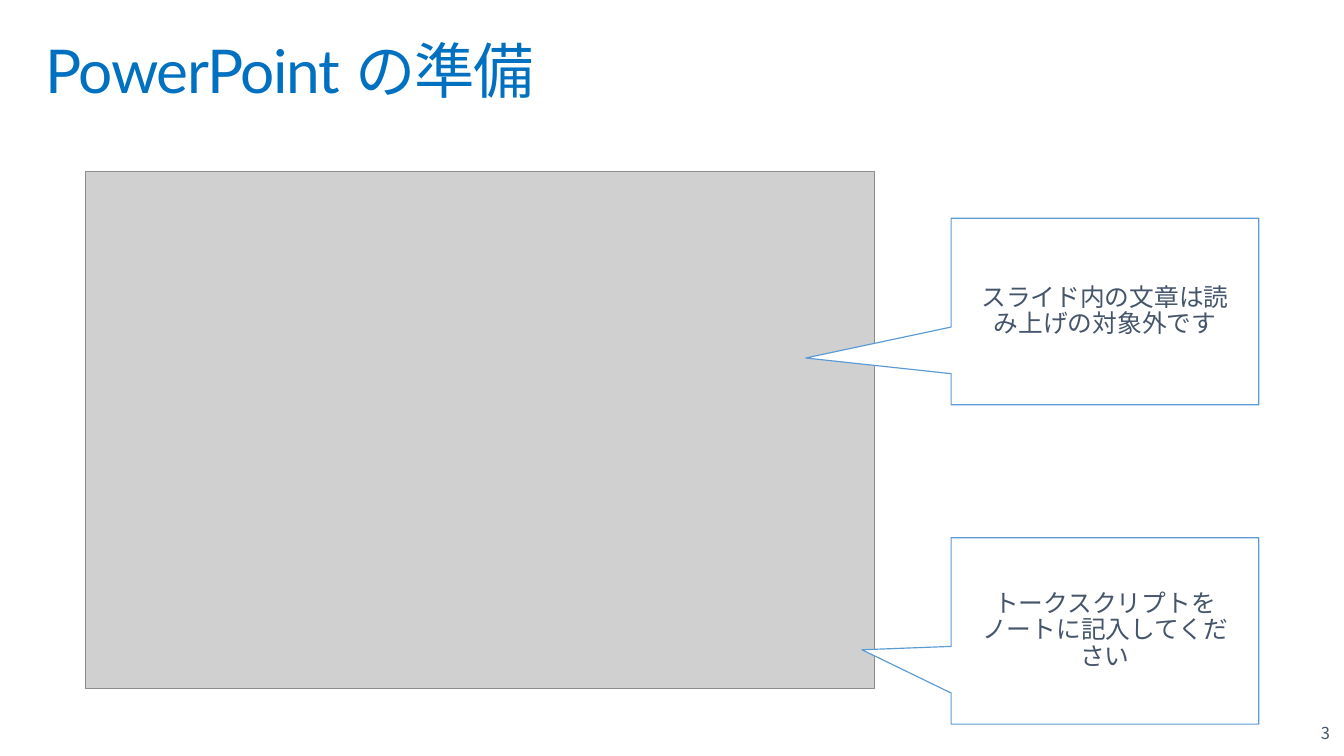
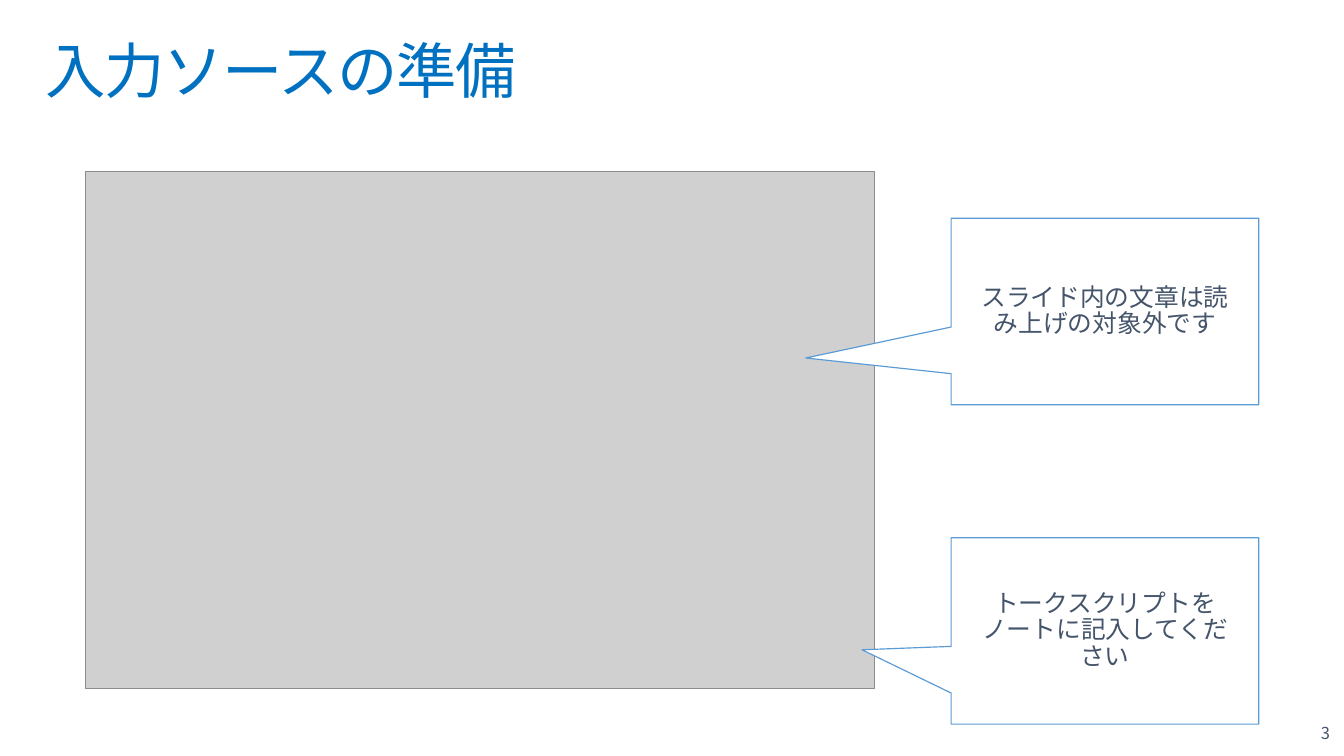
Before and after one commit to ayuina/ppt-auto-presentation, a slide deck: slide 3 of how-to-use.pptx. Drawn at 1344x756 pixels with LibreOffice and Linux fonts; fonts in the diff are those of the drawing; grey boxes stand for pictures; background and template pictures are left out. Boxes give left, top, right and bottom in pixels: in the first picture for what was removed or moved away, otherwise in the second. Text is boxed around its words. In the diff, an @@ line names an element or a change of style, - is before the commit and + after.

Commit message:
fix how to use

```diff
--- a/how-to-use.pptx
+++ b/how-to-use.pptx
@@ title at [45,42,516,98]: text changed @@
-PowerPoint の準備
+入力ソースの準備
```
Also in this commit, not shown: 1 other slide changed, 5 slides added.
